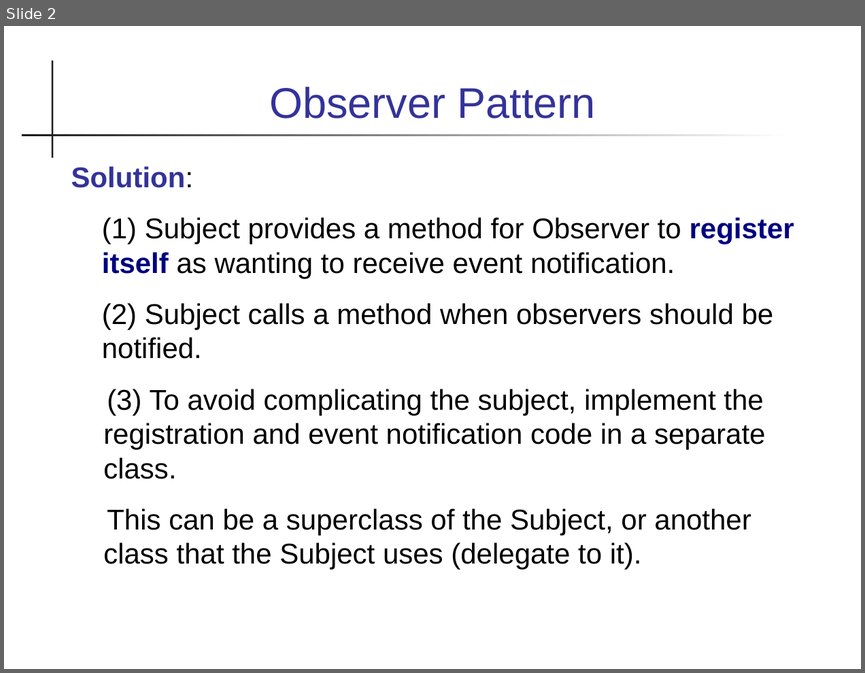
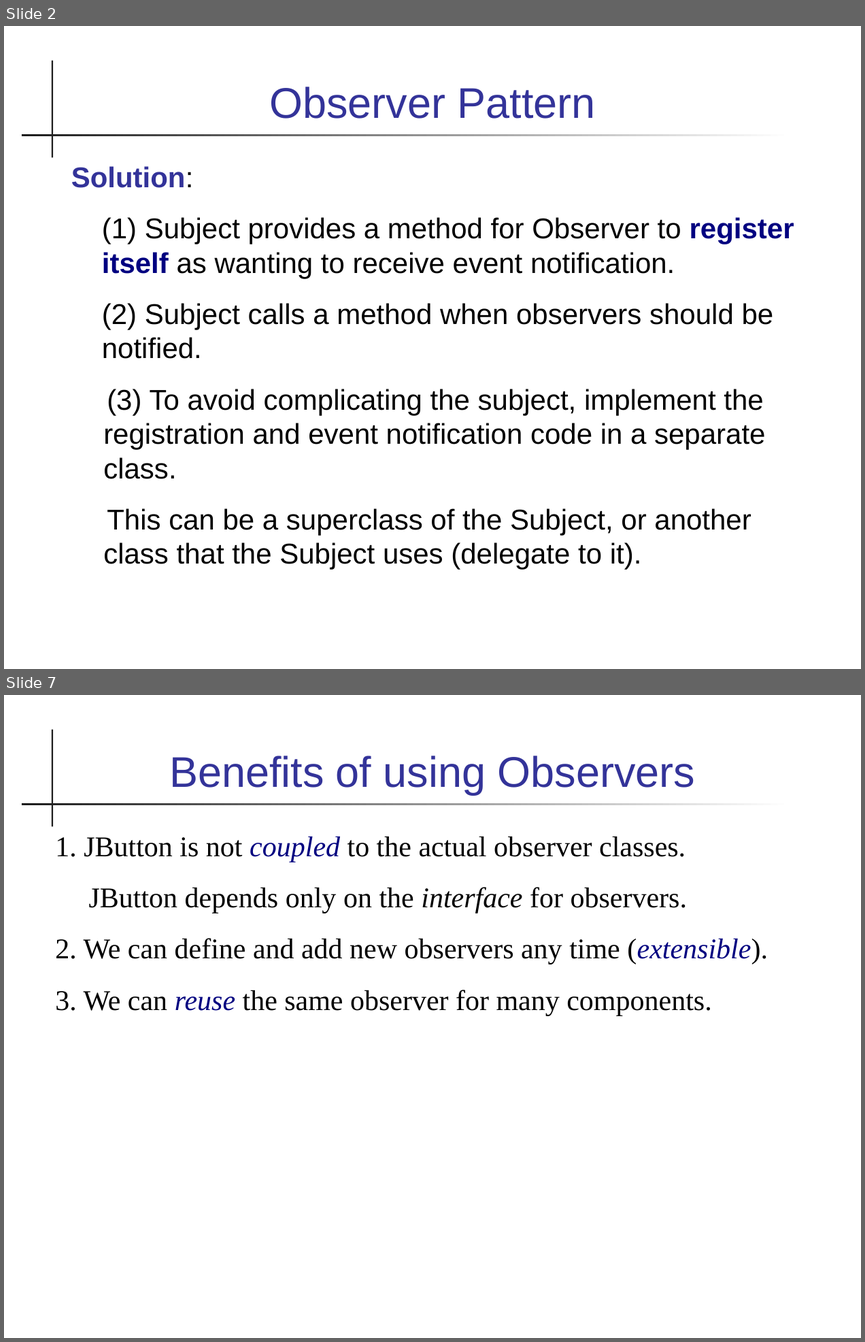
Before and after one commit to skeoop/skeoop.github.io, a slide deck: patterns/Observer Pattern.ppt. Shown one above the other, each under a label of ours: slide 2 before the commit, slides 2 and 7 after it; the slides between them are not shown. The pictures are 865x673 and 865x1342 pixels, drawn with LibreOffice and Linux fonts; fonts in the diff are those of the drawing. Boxes give left, top, right and bottom in pixels: in the first picture for what was removed or moved away, otherwise in the second. Text is boxed around its words. In the diff, an @@ line names an element or a change of style, - is before the commit and + after.

```diff
--- a/patterns/Observer Pattern.ppt
+++ b/patterns/Observer Pattern.ppt
@@ slide 7 added at (4,695,861,1338), background #FFFFFF; not listed: 2 template elements that a slide beside it also shows @@
@@ title added at (169,756,695,795), 36 pt, text #333399 @@
+Benefits of using Observers
@@ text added at (55,836,768,1016), 24 pt, text #000000 @@
+1. JButton is not coupled to the actual observer classes.
+JButton depends only on the interface for observers.
+2. We can define and add new observers any time (extensible).
+3. We can reuse the same observer for many components.
```
Also in this commit, not shown: 7 slides changed, 5 other slides added, 6 other files.
